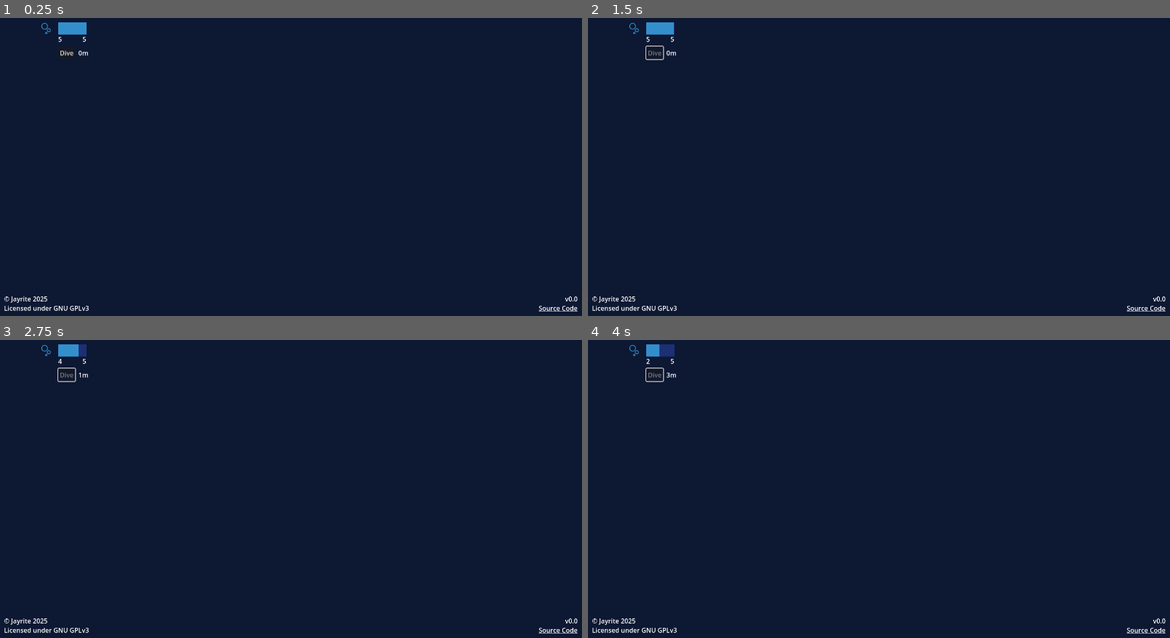
Above: before the commit, frames 1-4 (two rows, left to right).
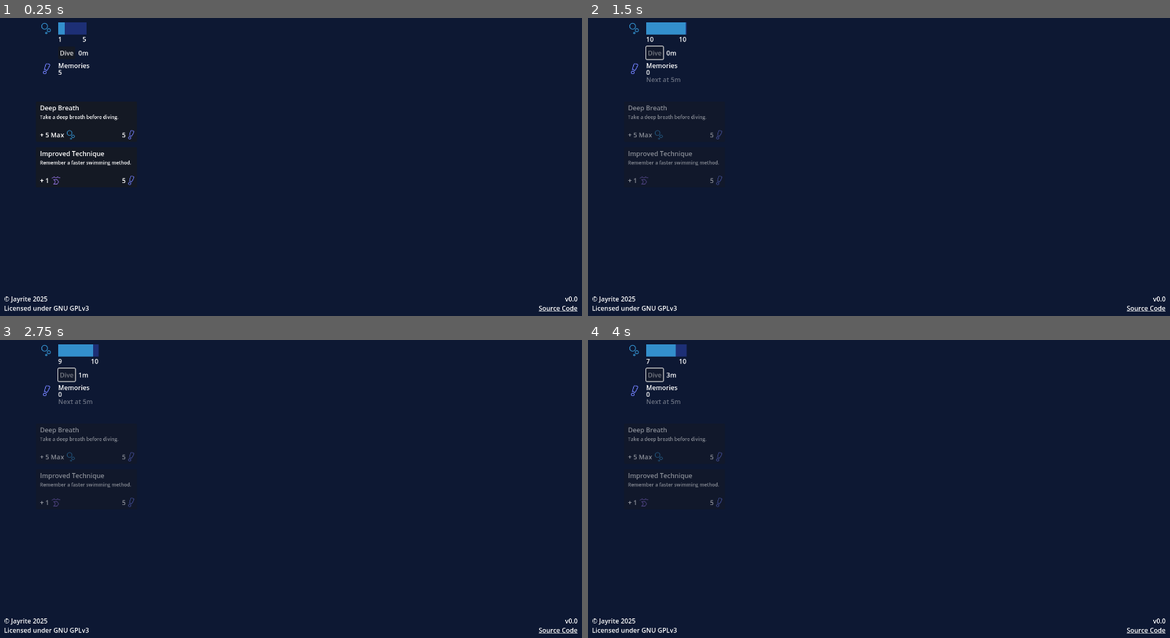
Above: after the commit, the same moments.

Repository: Jayr1te/deepest-dream
Game: Godot game, scene res://scenes/main.tscn
Same seed, same stepped clock (60 frames per second), same inputs: the game is played once before the commit and once after it.
Inputs (mouse positions are in pixels of both pictures, inside the frame that each line leads up to):
- Up to frame 1 (0.25 s): no input
- Up to frame 2 (1.5 s): click (675, 122) at 0.5 s, where only the run after the commit has a clickable "Deep Breath"; click "Dive" at 1.25 s
- Up to frame 3 (2.75 s): tap Enter at 2 s
- Up to frame 4 (4 s): tap Space at 3.5 s

The runs differ from the first frame. In frame 1, 0.8% of the frame differs, in the area x 6-24%, y 1-57%; in frame 2, 0.7%; in frame 3, 0.7%; in frame 4, 0.8%.

Commit message:
we're goin places...

Diff:
--- a/project.godot
+++ b/project.godot
@@ -18,7 +18,8 @@
 [autoload]
 
 Math="*res://scripts/math.gd"
-Icon="*res://icon_manager.gd"
+Icon="*res://scripts/icon_manager.gd"
+Res="*res://scripts/resource_manager.gd"
 
 [display]
 
@@ -29,7 +30,3 @@
 [physics]
 
 common/physics_ticks_per_second=100
-
-[rendering]
-
-renderer/rendering_method="gl_compatibility"
--- a/scenes/main.tscn
+++ b/scenes/main.tscn
@@ -1,10 +1,12 @@
-[gd_scene load_steps=9 format=3 uid="uid://c18pw5n2qt187"]
+[gd_scene load_steps=10 format=3 uid="uid://c18pw5n2qt187"]
 
 [ext_resource type="Script" uid="uid://dbco26eokfq5p" path="res://scripts/main.gd" id="1_ig7tw"]
 [ext_resource type="Texture2D" uid="uid://1s6yaycnovqe" path="res://icons/oxygen.png" id="2_0xm2m"]
 [ext_resource type="Texture2D" uid="uid://bg8r0jrewlsyg" path="res://icons/placeholder.png" id="3_h2yge"]
+[ext_resource type="PackedScene" uid="uid://dlx6go55voqle" path="res://scenes/upgrade_button.tscn" id="4_jyhfs"]
 
 [sub_resource type="SystemFont" id="SystemFont_ig7tw"]
+subpixel_positioning = 0
 
 [sub_resource type="StyleBoxFlat" id="StyleBoxFlat_ig7tw"]
 bg_color = Color(0.115, 0.18400002, 0.46, 1)
@@ -37,7 +39,7 @@
 color = Color(0.050980393, 0.09411765, 0.2, 1)
 
 [node name="Copyright" type="RichTextLabel" parent="CanvasLayer"]
-anchors_preset = -1
+anchors_preset = 2
 anchor_top = 1.0
 anchor_bottom = 1.0
 offset_left = 10.0
@@ -51,7 +53,7 @@
 autowrap_mode = 0
 
 [node name="Version" type="RichTextLabel" parent="CanvasLayer"]
-anchors_preset = -1
+anchors_preset = 3
 anchor_left = 1.0
 anchor_top = 1.0
 anchor_right = 1.0
@@ -68,7 +70,7 @@
 autowrap_mode = 0
 
 [node name="Source" type="RichTextLabel" parent="CanvasLayer"]
-anchors_preset = -1
+anchors_preset = 3
 anchor_left = 1.0
 anchor_top = 1.0
 anchor_right = 1.0
@@ -214,5 +216,31 @@
 fit_content = true
 autowrap_mode = 0
 
+[node name="UpgradeButton" parent="CanvasLayer" instance=ExtResource("4_jyhfs")]
+offset_left = 89.0
+offset_top = 277.0
+offset_right = 339.0
+offset_bottom = 377.0
+cost = [5]
+costRes = ["mem"]
+name_ = "Deep Breath"
+desc = "Take a deep breath before diving."
+eff = "+ 5 Max [oxy]"
+effRes = ["oxyMax"]
+effAmount = [5]
+
+[node name="UpgradeButton2" parent="CanvasLayer" instance=ExtResource("4_jyhfs")]
+offset_left = 89.0
+offset_top = 390.0
+offset_right = 339.0
+offset_bottom = 490.0
+cost = [5]
+costRes = ["mem"]
+name_ = "Improved Technique"
+desc = "Remember a faster swimming method."
+eff = "+ 1 [swimSpeed]"
+effRes = ["swimSpeed"]
+effAmount = [1]
+
 [connection signal="meta_clicked" from="CanvasLayer/Source" to="." method="_on_source_meta_clicked"]
 [connection signal="pressed" from="CanvasLayer/Button" to="." method="_on_button_pressed"]
--- a/scenes/upgrade_button.tscn
+++ b/scenes/upgrade_button.tscn
@@ -5,14 +5,15 @@
 [node name="UpgradeButton" type="Button"]
 offset_right = 250.0
 offset_bottom = 100.0
+disabled = true
 script = ExtResource("1_feo8w")
-cost = [5]
-costType = [2]
-name_ = "Deep Breath"
-desc = "Take a deep breath before diving."
-eff = "+ 5 Base [OXY]"
+cost = PackedInt64Array(1)
+costRes = PackedStringArray("oxy")
+effRes = PackedStringArray("oxy")
+effAmount = PackedInt64Array(1)
 
 [node name="Name" type="RichTextLabel" parent="."]
+modulate = Color(1, 1, 1, 0.5)
 clip_contents = false
 layout_mode = 1
 anchors_preset = -1
@@ -27,6 +28,7 @@
 autowrap_mode = 0
 
 [node name="Description" type="RichTextLabel" parent="."]
+modulate = Color(1, 1, 1, 0.5)
 clip_contents = false
 layout_mode = 1
 anchors_preset = -1
@@ -34,14 +36,16 @@
 anchor_top = 0.3
 anchor_right = 0.04
 anchor_bottom = 0.3
+offset_right = 230.0
+offset_bottom = 16.999998
 mouse_filter = 1
 theme_override_font_sizes/normal_font_size = 12
 bbcode_enabled = true
 text = "Take a deep breath before diving."
 fit_content = true
-autowrap_mode = 0
 
 [node name="Cost" type="RichTextLabel" parent="."]
+modulate = Color(1, 1, 1, 0.5)
 layout_mode = 1
 anchors_preset = -1
 anchor_left = 1.0
@@ -57,6 +61,7 @@
 autowrap_mode = 0
 
 [node name="Effect" type="RichTextLabel" parent="."]
+modulate = Color(1, 1, 1, 0.5)
 clip_contents = false
 layout_mode = 1
 anchors_preset = -1
@@ -68,8 +73,9 @@
 offset_bottom = 23.0
 mouse_filter = 1
 bbcode_enabled = true
-text = "+ 5 Base [OXY]"
+text = "+ 5 Max [oxy]"
 fit_content = true
 autowrap_mode = 0
 
+[connection signal="pressed" from="." to="." method="_on_pressed"]
 [connection signal="values_changed" from="." to="." method="_on_values_changed"]
--- a/icon_manager.gd
+++ b/scripts/icon_manager.gd
@@ -3,18 +3,21 @@
 
 enum type {
 	NULL,
-	OXY,
-	MEM
+	oxy,
+	mem,
+	swimSpeed
 	}
 
 var icons = [
 	preload("res://icons/placeholder.png"),
 	preload("res://icons/oxygen.png"),
-	preload("res://icons/placeholder.png")
+	preload("res://icons/placeholder.png"),
+	preload("res://icons/swimSpeed.png")
 ]
 
 var colors = [
 	Color(1.0, 1.0, 1.0, 1.0),
 	Color(0.2, 0.561, 0.8),
-	Color(0.451, 0.506, 1.0)
+	Color(0.451, 0.506, 1.0, 1.0),
+	Color(0.532, 0.418, 0.82, 1.0)
 ]
--- a/scripts/main.gd
+++ b/scripts/main.gd
@@ -1,16 +1,12 @@
 extends Node2D
 
-var oxy : float = 5
-var oxyMax : float = 5
 var oxyBar : ProgressBar
 
-var mem : float = 0
 var memChange : float = 0
 var memThres : float = 5
 var memUnlocked : bool = false
 
 var depth : float = 0
-var swimSpeed : float = 1
 var explore : float = 0
 
 var diving : bool = false
@@ -21,22 +17,22 @@
 
 func _physics_process(delta: float) -> void:
 
-	oxyBar.offset_right = 100 * (log(oxyMax) / log(10))
-	oxyBar.get_child(1).offset_left = 100 * (log(oxyMax) / log(10))
-	oxyBar.get_child(1).offset_right = 100 * (log(oxyMax) / log(10))
-	oxyBar.max_value = oxyMax
-	oxyBar.value = oxy
+	oxyBar.offset_right = 100 * (log(Res.oxyMax) / log(10))
+	oxyBar.get_child(1).offset_left = 100 * (log(Res.oxyMax) / log(10))
+	oxyBar.get_child(1).offset_right = 100 * (log(Res.oxyMax) / log(10))
+	oxyBar.max_value = Res.oxyMax
+	oxyBar.value = Res.oxy
 
-	oxyBar.get_child(0).text = str(snapped(oxy,1))
-	oxyBar.get_child(1).text = str(snapped(oxyMax,1))
+	oxyBar.get_child(0).text = str(snapped(Res.oxy,1))
+	oxyBar.get_child(1).text = str(snapped(Res.oxyMax,1))
 	oxyBar.get_child(2).text = str(snapped(depth,1)) + "m"
 
-	if mem > 0 and memUnlocked == false:
+	if Res.mem > 0 and memUnlocked == false:
 		memUnlocked = true
 
 	$CanvasLayer/MemIcon.visible = memUnlocked
 
-	$CanvasLayer/MemIcon/MemNumber.text = str(snapped(mem,1))
+	$CanvasLayer/MemIcon/MemNumber.text = str(snapped(Res.mem,1))
 	$CanvasLayer/MemIcon/MemChange.offset_left = 45 + 4 + $CanvasLayer/MemIcon/MemNumber.size.x
 
 	if snapped(depth,1) >= memThres:
@@ -51,35 +47,33 @@
 	if diving:
 		$CanvasLayer/Button.disabled = true
 		$CanvasLayer/MemIcon/MemThres.text = "Next at " + str(snapped(memThres,1)) + "m"
-		oxy -= 1 * delta
+		Res.oxy -= 1 * delta
 
 		if depth <= 100:
-			depth += swimSpeed * delta
+			depth += Res.swimSpeed * delta
 		else:
 			#depth = 100
-			depth += swimSpeed * delta
+			depth += Res.swimSpeed * delta
 
-		if oxy <= 0:
+		if Res.oxy <= 0:
 			diving = false
-			mem += memChange
+			Res.mem += memChange
 			memChange = 0
 	else:
 		$CanvasLayer/Button.disabled = false
 		$CanvasLayer/MemIcon/MemThres.text = ""
-		if oxy < oxyMax:
-			if oxy < 0:
-				oxy = 0
-			oxy += oxyMax * delta
-			if oxy > oxyMax:
-				oxy = oxyMax
+		if Res.oxy < Res.oxyMax:
+			if Res.oxy < 0:
+				Res.oxy = 0
+			Res.oxy += Res.oxyMax * delta
+			if Res.oxy > Res.oxyMax:
+				Res.oxy = Res.oxyMax
 		depth = 0
 		explore = 0
-
 
 func _on_button_pressed() -> void:
 	diving = true
 	memThres = 5
 
-
 func _on_source_meta_clicked(meta: Variant) -> void:
 	OS.shell_open("https://github.com/Jayr1te/deepest-dream")
--- /dev/null
+++ b/scripts/resource_manager.gd
@@ -0,0 +1,9 @@
+@tool
+extends Node
+
+var oxy : float
+var oxyMax : float = 5
+
+var mem : float = 5
+
+var swimSpeed : float = 1
--- a/scripts/upgrade_button.gd
+++ b/scripts/upgrade_button.gd
@@ -1,17 +1,14 @@
-@tool
 extends Button
-
-
 
 signal values_changed
 
-@export var cost : Array = [] :
+@export var cost : PackedInt64Array = [1] :
 	set(value):
 		cost = value
 		values_changed.emit()
-@export var costType : Array = [] :
+@export var costRes : PackedStringArray = ["oxy"] :
 	set(value):
-		costType = value
+		costRes = value
 		values_changed.emit()
 @export var name_ : String :
 	set(value):
@@ -25,11 +22,11 @@
 	set(value):
 		eff = value
 		values_changed.emit()
-@export var effType : Array = [] :
+@export var effRes : PackedStringArray = ["oxy"] :
 	set(value):
-		effType = value
+		effRes = value
 		values_changed.emit()
-@export var effAmount : Array = [] :
+@export var effAmount : PackedInt64Array = [1] :
 	set(value):
 		effAmount = value
 		values_changed.emit()
@@ -38,12 +35,12 @@
 
 func _ready() -> void:
 
-	if Engine.is_editor_hint():
-		eIcon = Node.new()
-		eIcon.set_script(load("res://icon_manager.gd"))
-		add_child(eIcon)
-		editor_update()
-		return
+	#if Engine.is_editor_hint():
+	#	eIcon = Node.new()
+	#	eIcon.set_script(load("res://scripts/icon_manager.gd"))
+	#	add_child(eIcon)
+	#	editor_update()
+	#	return
 
 	$Name.text = name_
 	$Description.text = desc
@@ -56,8 +53,26 @@
 	$Cost.clear()
 	for i in cost.size():
 		$Cost.append_text(str(cost[i]))
-		var type = costType[i]
+		var type = Icon.type[costRes[i]]
 		$Cost.add_image(Icon.icons[type],25,25,Icon.colors[type],5,Rect2(),null)
+
+func _physics_process(delta: float) -> void:
+
+	disabled = false
+	for i in cost.size():
+		if Res.get(costRes[i]) < cost[i]:
+			disabled = true
+
+	if disabled:
+		$Name.modulate = Color(1.0, 1.0, 1.0, 0.500)
+		$Description.modulate = Color(1.0, 1.0, 1.0, 0.500)
+		$Cost.modulate = Color(1.0, 1.0, 1.0, 0.500)
+		$Effect.modulate = Color(1.0, 1.0, 1.0, 0.500)
+	else:
+		$Name.modulate = Color(1.0, 1.0, 1.0, 1.0)
+		$Description.modulate = Color(1.0, 1.0, 1.0, 1.0)
+		$Cost.modulate = Color(1.0, 1.0, 1.0, 1.0)
+		$Effect.modulate = Color(1.0, 1.0, 1.0, 1.0)
 
 func iconify(label : RichTextLabel):
 	var textArray = label.text.split(" ")
@@ -85,7 +100,8 @@
 	$Cost.clear()
 	for i in cost.size():
 		$Cost.append_text(str(cost[i]))
-		$Cost.add_image(get_child(4).icons[costType[i]],25,25,get_child(4).colors[costType[i]],5,Rect2(),null)
+		var type = get_child(4).type[costRes[i]]
+		$Cost.add_image(get_child(4).icons[type],25,25,get_child(4).colors[type],5,Rect2(),null)
 
 func eIconify(label : RichTextLabel):
 	var textArray = label.text.split(" ")
@@ -102,4 +118,12 @@
 			label.append_text(s + " ")
 
 func _on_values_changed() -> void:
-	editor_update()
+	#editor_update()
+	pass
+
+
+func _on_pressed() -> void:
+	for i in effRes.size():
+		Res.set(effRes[i],Res.get(effRes[i]) + effAmount[i])
+	for j in costRes.size():
+		Res.set(costRes[j],Res.get(costRes[j]) - cost[j])
Binary file added: icons/swimSpeed.png
Not shown, added: icons/swimSpeed.png.import
Renamed: icon_manager.gd.uid -> scripts/icon_manager.gd.uid
Not shown, added: scripts/resource_manager.gd.uid
